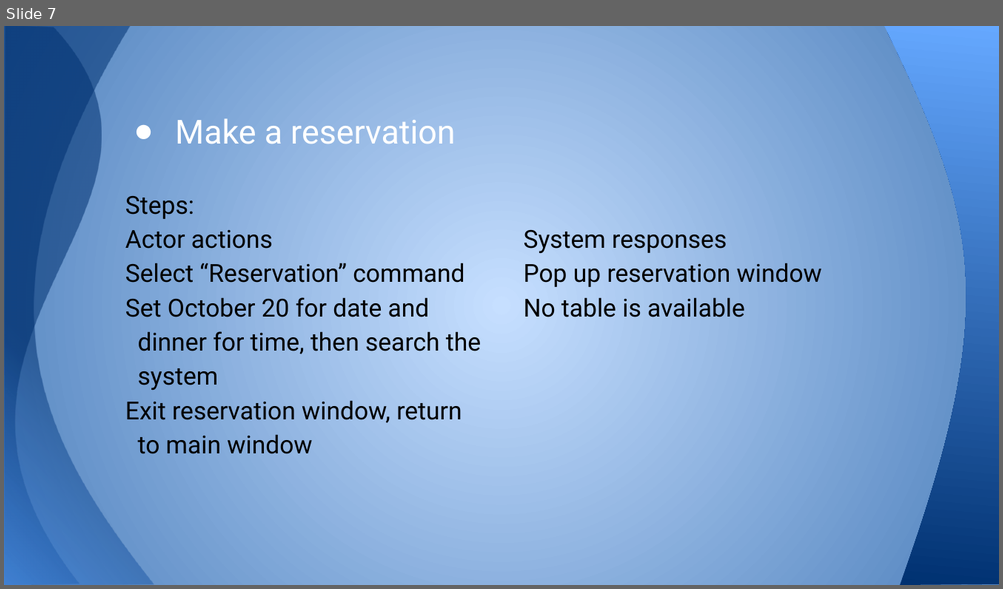
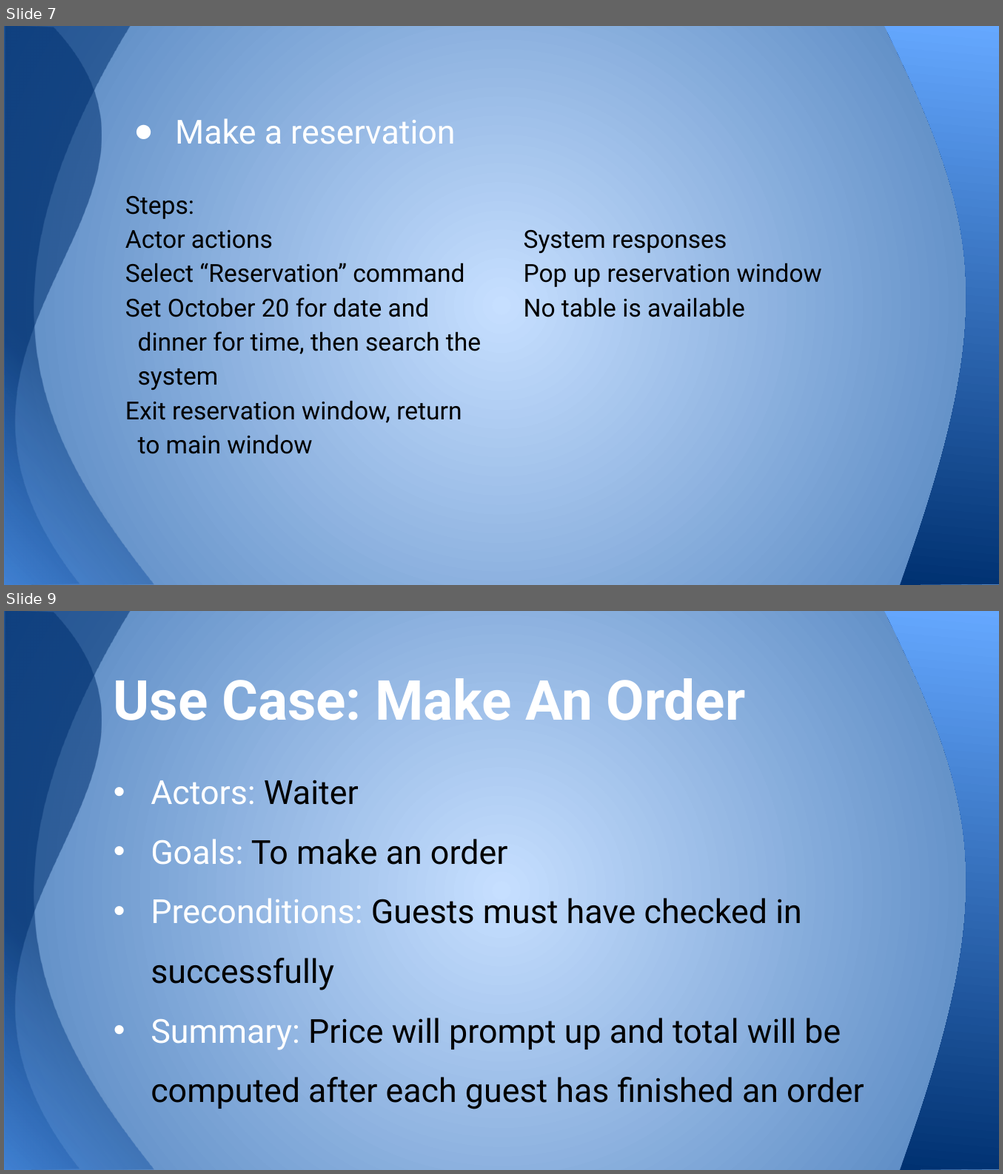
Before and after one commit to ruicsc/CSC640-Project, a slide deck: Project Part I.pptx. Shown one above the other, each under a label of ours: slide 7 before the commit, slides 7 and 9 after it; the slides between them are not shown. The pictures are 1003x589 and 1003x1174 pixels, drawn with LibreOffice and Linux fonts; fonts in the diff are those of the drawing. Boxes give left, top, right and bottom in pixels: in the first picture for what was removed or moved away, otherwise in the second. Text is boxed around its words. In the diff, an @@ line names an element or a change of style, - is before the commit and + after.

```diff
--- a/Project Part I.pptx
+++ b/Project Part I.pptx
@@ slide 9 added at bbox=[4, 611, 999, 1170], background gradient #C6DFFF to #4F81BD; not listed: 3 template elements that a slide beside it also shows @@
@@ title added at bbox=[114, 678, 745, 721], 40 pt, text #FFFFFF, bold @@
+Use Case: Make An Order
@@ text added at bbox=[151, 780, 863, 1110], 24 pt, text #000000 @@
+• Actors: Waiter
+• Goals: To make an order
+• Preconditions: Guests must have checked in successfully
+• Summary: Price will prompt up and total will be computed after each guest has finished an order
```
Also in this commit, not shown: 1 slide changed, 4 other slides added.
